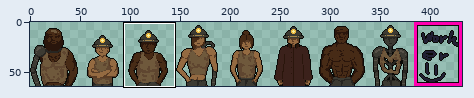
File history of a pixel-art file, Assets/Sprites/Workers.aseprite. The picture above shows the old version from afar; the outline marks the close-up.
Close-up. First the earlier version:
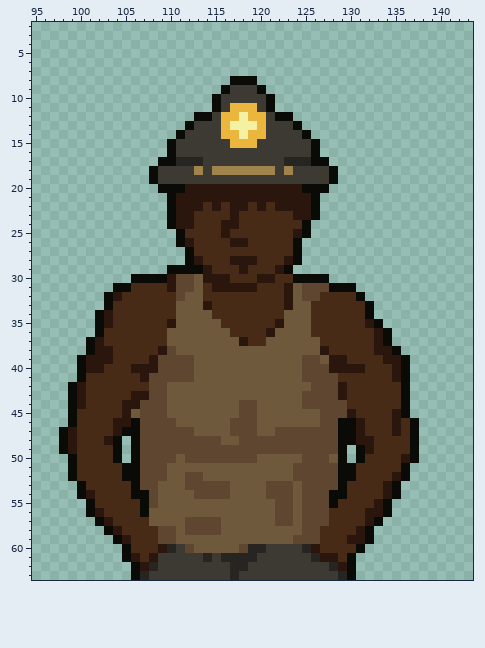
432x64 pixels, 1 frame. Shown: x 95..143, y 2..63.
And afterwards:
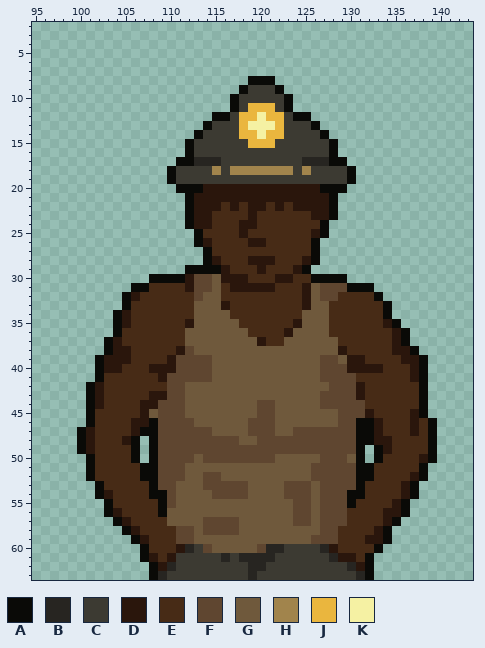
Palette (. is transparent): A #0a0a07  B #272521  C #3c3a32  D #2a160c  E #472b16  F #5f4630  G #6f593c  H #a1844c  J #eab63e  K #f5f1a3
The exact change:
Layer "Layer 1":
y 8: x 117..118 AA -> ..; x 120..121 .. -> AA
y 9: x 116..118 ACC -> ..A; x 120..122 A.. -> CCA
y 10: x 115..117 ACC -> ..A; x 121..123 A.. -> CCA
y 11: x 115..118 ACJJ -> ..AC; x 120..123 CA.. -> JJCA
y 12: x 113..118 AACJJK -> ..AACJ; x 120..125 JCAA.. -> KJJCAA
y 13: x 112..114 ACC -> ..A; x 116..118 JKK -> CCJ; x 120..122 JCC -> KKJ; x 124..126 A.. -> CCA
y 14: x 111..113 ACC -> ..A; x 116..118 JJK -> CCJ; x 120..122 JCC -> KJJ; x 125..127 A.. -> CCA
y 15: x 110..112 ACC -> ..A; x 117..118 JJ -> CC; x 120..121 CC -> JJ; x 126..128 A.. -> CCA
y 16: x 110..112 ACC -> ..A; x 126..128 A.. -> CCA
y 17: x 109..112 AABB -> ..AA; x 114..115 CC -> BB; x 123..124 BB -> CC; x 126..129 AA.. -> BBAA
y 18: x 108..110 ACC -> ..A; x 113 H -> C; x 116 H -> C; x 122 C -> H; x 125 C -> H; x 128..130 A.. -> CCA
y 19: x 108..110 ACC -> ..A; x 128..130 A.. -> CCA
y 20: x 109..110 AA -> ..; x 112..113 DD -> AA; x 125..126 AA -> DD; x 128..129 .. -> AA
y 21: x 110..112 ADD -> ..A; x 126..128 A.. -> DDA
y 22: x 110..112 ADD -> ..A; x 114 E -> D; x 118..119 DE -> ED; x 123 D -> E; x 126..128 A.. -> DDA
y 23: x 110..114 ADDEE -> ..ADD; x 117 D -> E; x 119 E -> D; x 124..128 DDA.. -> EEDDA
y 24: x 110..114 ADDEE -> ..ADD; x 116..119 DDEE -> EEDD; x 125..127 A.. -> EEA
y 25: x 111..113 AEE -> ..A; x 116 D -> E; x 118 E -> D; x 124..127 DA.. -> EEDA
y 26: x 111..114 ADEE -> ..AD; x 117..120 DDEE -> EEDD; x 124..126 A.. -> EEA
y 27: x 112..114 AEE -> ..A; x 124..126 A.. -> EEA
y 28: x 112..115 ADEE -> ..AD; x 117..118 DD -> EE; x 120..121 EE -> DD; x 123..126 DA.. -> EEDA
y 29: x 110..111 AA -> ..; x 114..116 DEE -> AAD; x 118 D -> E; x 120 E -> D; x 122..125 DA.. -> EEDA
y 30: x 106..107 AA -> ..; x 110..115 DFFGDD -> AADFFG; x 117..118 EE -> DD; x 120..125 DDEEAA -> EEDDEE; x 128..129 .. -> AA
y 31: x 104..107 AAEE -> ..AA; x 110..116 DFFGEDD -> EEDFFGE; x 120..121 EE -> DD; x 123..126 DGFF -> EEDG; x 128..129 AA -> FF; x 131..132 .. -> AA
y 32: x 103..106 ADEE -> ..AD; x 111..115 FGGEE -> EEFGG; x 123..128 DGFFEE -> EEDGFF; x 131..133 A.. -> EEA
y 33: x 103..105 AEE -> ..A; x 111..112 GG -> EE; x 114..116 DEE -> GGD; x 123..127 DGGEE -> EEDGG; x 132..134 A.. -> EEA
y 34: x 102..105 ADEE -> ..AD; x 111..112 GG -> EE; x 115..116 EE -> GG; x 123..124 GG -> EE; x 126..127 EE -> GG; x 132..134 A.. -> EEA
y 35: x 102..105 ADEE -> ..AD; x 110..112 DGG -> EED; x 116..117 EE -> GG; x 122..124 DGG -> EED; x 126..127 EE -> GG; x 132..135 DA.. -> EEDA
y 36: x 102..104 AEE -> ..A; x 110..111 GG -> EE; x 117..118 EE -> GG; x 121..123 DGG -> EED; x 126..127 EE -> GG; x 133..136 DA.. -> EEDA
y 37: x 101..104 ADEE -> ..AD; x 110..111 GG -> EE; x 118..122 DEEGG -> GGDEE; x 127..128 EE -> GG; x 133..136 DA.. -> EEDA
y 38: x 101..105 ADDEE -> ..ADD; x 109..112 DFGG -> EEDF; x 127..129 DEE -> GGD; x 133..137 DDA.. -> EEDDA
y 39: x 100..102 ADD -> ..A; x 104..105 EE -> DD; x 108..110 DFF -> EED; x 113..114 GG -> FF; x 125..131 FFGDDEE -> GGFFGDD; x 134..138 DDA.. -> EEDDA
y 40: x 100..104 ADDEE -> ..ADD; x 106..107 DD -> EE; x 109..110 FF -> DD; x 113..114 GG -> FF; x 125..126 FF -> GG; x 128..129 DD -> FF; x 132..133 EE -> DD; x 135..138 DA.. -> EEDA
y 41: x 100..102 AEE -> ..A; x 107..109 DFF -> EED; x 113..114 GG -> FF; x 125..126 FF -> GG; x 129..130 EE -> FF; x 135..138 DA.. -> EEDA
y 42: x 99..102 ADEE -> ..AD; x 108..111 FFGG -> EEFF; x 126..127 FF -> GG; x 129..131 DEE -> FFD; x 136..138 A.. -> EEA
y 43: x 99..102 ADEE -> ..AD; x 106..111 DDFFGG -> EEDDFF; x 125..126 FF -> GG; x 129..131 DEE -> FFD; x 136..138 A.. -> EEA
y 44: x 99..102 ADEE -> ..AD; x 105..108 DDFF -> EEDD; x 110..111 GG -> FF; x 118..121 FFGG -> GGFF; x 125..126 FF -> GG; x 130..131 EE -> FF; x 136..138 A.. -> EEA
y 45: x 99..101 AEE -> ..A; x 105..108 DGFF -> EEDG; x 110..111 GG -> FF; x 118..121 FFGG -> GGFF; x 127..128 FF -> GG; x 130..132 DEE -> FFD; x 135..138 DA.. -> EEDA
y 46: x 99..101 AEE -> ..A; x 104..108 DDAFF -> EEDDA; x 111..112 GG -> FF; x 117..118 FF -> GG; x 120..121 GG -> FF; x 127..133 FFAADEE -> GGFFAAD; x 135 D -> E; x 137..139 A.. -> DEA
y 47: x 98..101 ADEE -> ..AD; x 104..108 DAAFF -> EEDAA; x 113..114 GG -> FF; x 117..118 FF -> GG; x 120..123 GGFF -> FFGG; x 129..133 AADEE -> FFAAD; x 135 D -> E; x 137..139 A.. -> DEA
y 48: x 98..101 ADEE -> ..AD; x 103..105 DA. -> EED; x 107..108 FF -> .A; x 116..119 GGFF -> FFGG; x 129..134 AADDEE -> FFAADD; x 137..139 A.. -> EEA
y 49: x 98..101 ADEE -> ..AD; x 104..105 A. -> EE; x 107..108 FF -> .A; x 129..130 A. -> FF; x 132..134 DEE -> .AD; x 137..139 A.. -> EEA
y 50: x 99..101 AEE -> ..A; x 104..105 A. -> EE; x 107..108 FF -> .A; x 111 G -> F; x 113 F -> G; x 120..121 GG -> FF; x 125..126 FF -> GG; x 128..130 GA. -> FFG; x 132..133 EE -> .A; x 136..139 DA.. -> EEDA
y 51: x 99..101 AEE -> ..A; x 105..108 AAFF -> EEAA; x 110..111 GG -> FF; x 124..125 FF -> GG; x 129..132 AAEE -> FFAA; x 136..138 A.. -> EEA
y 52: x 99..101 AEE -> ..A; x 105..108 AAFF -> EEAA; x 110..115 GGFFGG -> FFGGFF; x 124..125 FF -> GG; x 129..132 AAEE -> FFAA; x 135..138 DA.. -> EEDA
y 53: x 100..102 AEE -> ..A; x 106..110 AFFGG -> EEAFF; x 112..113 FF -> GG; x 117..118 GG -> FF; x 121..122 FF -> GG; x 124 G -> F; x 126 F -> G; x 129..131 AEE -> FFA; x 134..137 DA.. -> EEDA
y 54: x 100..103 ADEE -> ..AD; x 106..110 AAFGG -> EEAAF; x 113..114 FF -> GG; x 117..118 GG -> FF; x 121..122 FF -> GG; x 124 G -> F; x 126 F -> G; x 128..131 AAEE -> FFAA; x 134..137 DA.. -> EEDA
y 55: x 101..103 AEE -> ..A; x 107..110 AFGG -> EEAF; x 122..124 FFG -> GGF; x 126 F -> G; x 128..130 AEE -> FFA; x 133..136 DA.. -> EEDA
y 56: x 101..104 ADEE -> ..AD; x 107..109 AGG -> EEA; x 122..124 FFG -> GGF; x 126 F -> G; x 128..129 EE -> FF; x 132..136 DDA.. -> EEDDA
y 57: x 102..105 ADEE -> ..AD; x 108..109 GG -> EE; x 112..113 FF -> GG; x 116..117 GG -> FF; x 122..124 FFG -> GGF; x 126 F -> G; x 128..129 EE -> FF; x 132..135 DA.. -> EEDA
y 58: x 103..106 ADEE -> ..AD; x 109..111 FFG -> EEF; x 113 F -> G; x 116..117 GG -> FF; x 125..128 FFEE -> GGFF; x 131..134 DA.. -> EEDA
y 59: x 104..107 ADEE -> ..AD; x 109..112 FFGG -> EEFF; x 124..125 FF -> GG; x 127..128 EE -> FF; x 130..134 DDA.. -> EEDDA
y 60: x 105..107 AEE -> ..A; x 109..114 DBCFGG -> EEDBCF; x 118..122 FBBCC -> GGFBB; x 125..128 BDEE -> CCBD; x 131..133 A.. -> EEA
y 61: x 105..107 ADE -> ..A; x 109..110 CC -> ED; x 114 B -> C; x 117 B -> C; x 120..121 CC -> BB; x 126..132 BDDEA.. -> CCBDDEA
y 62: x 106..110 ADBCC -> ..ADB; x 117..120 BBCC -> CCBB; x 128..132 BDA.. -> CCBDA
y 63: x 106..109 ABCC -> ..AB; x 117 B -> C; x 119 C -> B; x 129..132 BA.. -> CCBA
Boxes around the changes in both close-ups, in picture pixels (x1, y1, x2, y2):
changed: (59, 76, 437, 580)
